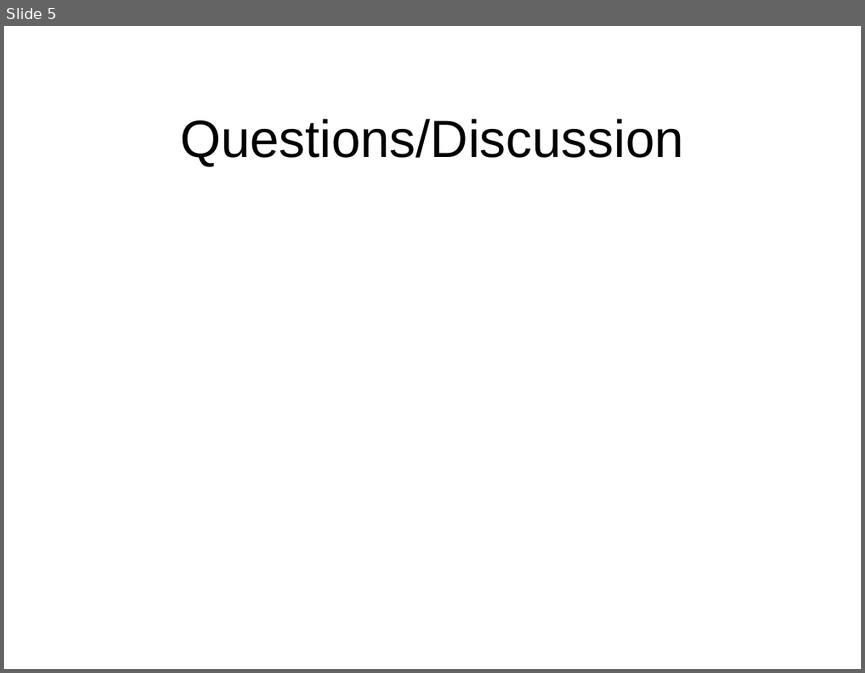
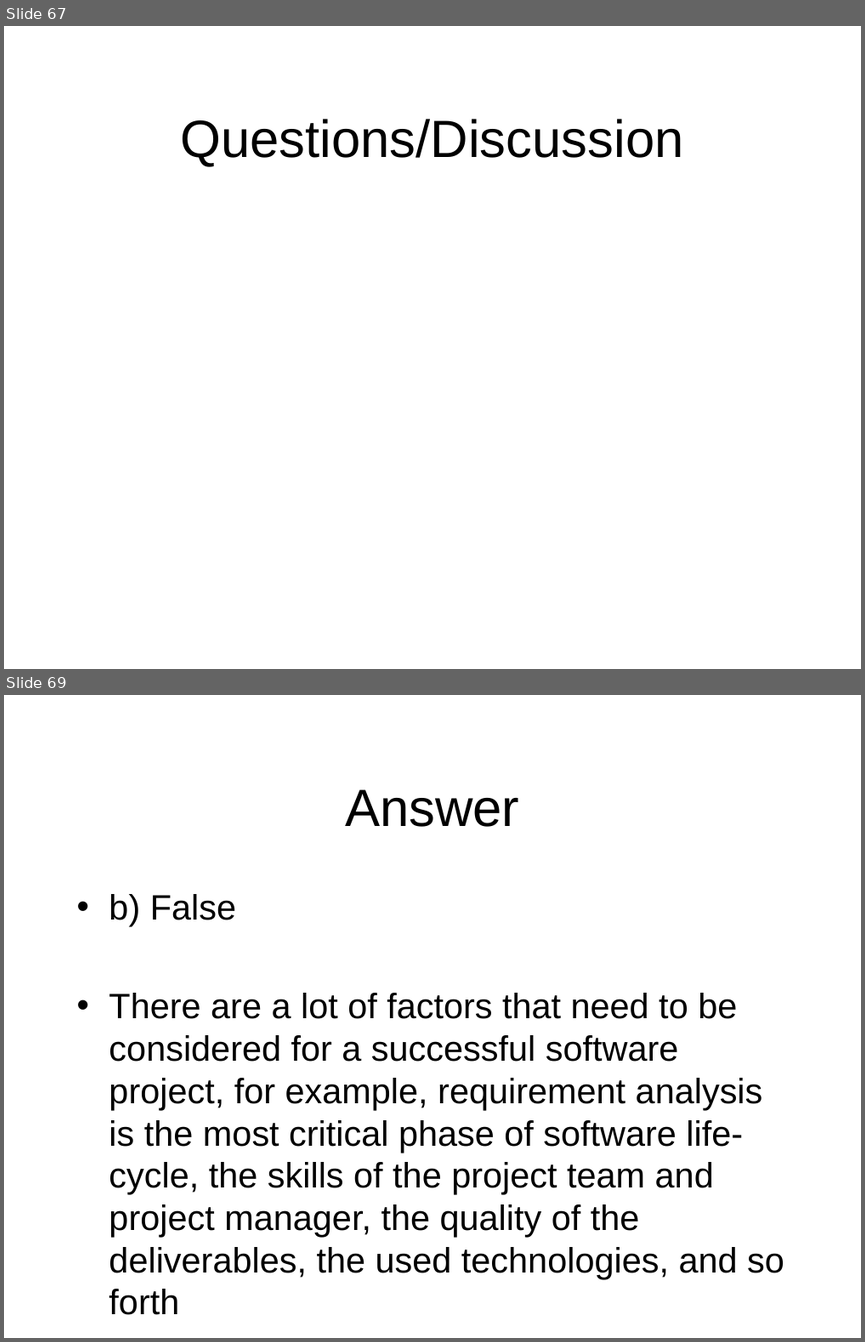
Before and after one commit to octaviordz/zjnu2017.github.io, a slide deck: OOAD/lectures/080--Processes.pptx. Shown one above the other, each under a label of ours: slide 5 before the commit, slides 67 and 69 after it; the slides between them are not shown. The pictures are 865x673 and 865x1342 pixels, drawn with LibreOffice and Linux fonts; fonts in the diff are those of the drawing. Boxes give left, top, right and bottom in pixels: in the first picture for what was removed or moved away, otherwise in the second. Text is boxed around its words. In the diff, an @@ line names an element or a change of style, - is before the commit and + after.

```diff
--- a/OOAD/lectures/080--Processes.pptx
+++ b/OOAD/lectures/080--Processes.pptx
@@ slide 69 added at box(4, 695, 861, 1338), background #FFFFFF @@
@@ title added at box(345, 789, 519, 827), 44 pt, text #000000 @@
+Answer
@@ text added at box(109, 894, 784, 1279), 29.6 pt, text #000000 @@
+• b) False
+• There are a lot of factors that need to be considered for a successful software project, for example, requirement analysis is the most critical phase of software life-cycle, the skills of the project team and project manager, the quality of the deliverables, the used technologies, and so forth
@@ what was slide 5 is now slide 67 @@
```
Also in this commit, not shown: 3 slides changed, 63 other slides added, 6 other files.
